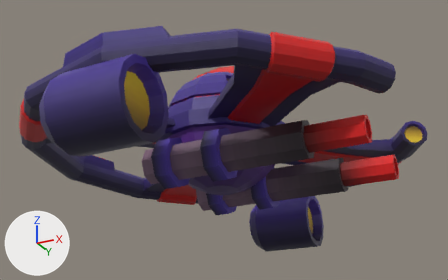
Before and after pictures for a commit that changed the FBX model Assets/3D/Mesh/ENEMY SHIPS/SM_Enemy_3.fbx.
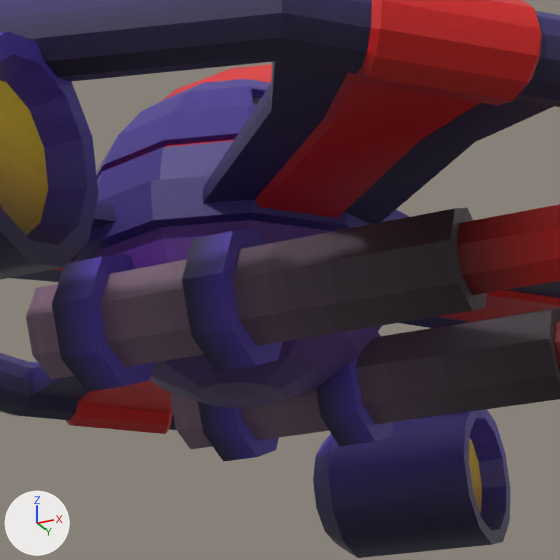
There are two pictures of each version: one whole from a 50 mm camera at (6.93, -13.46, -6.11) aimed at (0.16, 0.09, -0.02), one close up on the part from 29% to 76% of the width and 15% to 90% of the height. Arrows for +X, +Y and +Z are at lower left; the lights stay in place. The last two pictures show the newer version. Where no turn or scale is listed for an object, it has been applied to the vertices. Vertices at exactly the same position are counted once.

The older version as bpy lines, for what is in view:
```python
me_mesh = bpy.data.meshes.new('Mesh')
me_mesh.from_pydata(...)  # 1226 vertices, 1254 faces; spans x -5.03..5.03, y -5.66..5.66, z -2.0..2.0
me_mesh.materials.append(mat_m_trimsheet_1)  # picture img_space_game_textures_vibrant_1_pixel_png
ob_enemy_3 = bpy.data.objects.new('Enemy_3', me_mesh)
ob_enemy_3.location = (0.0, 0.0, 0.0)
```
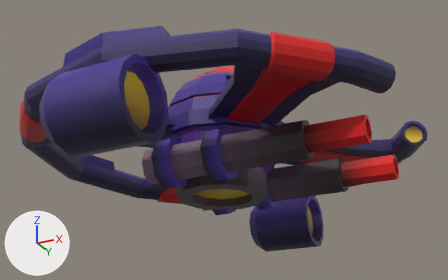
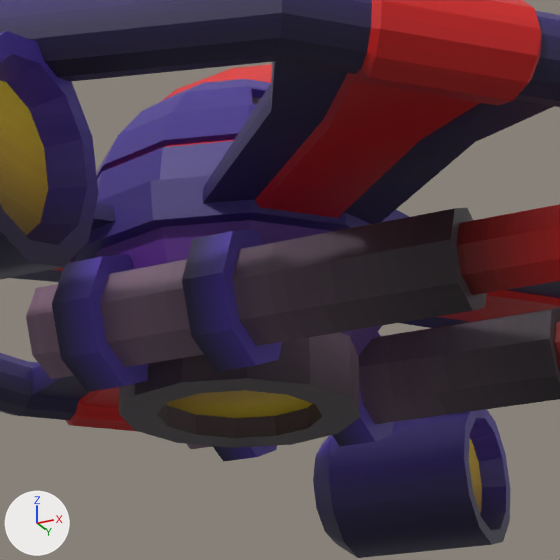
What differs and where, as boxes (x1, y1, x2, y2) in the close-ups (560 x 560 px; the box of a moved part takes in the faces that stretch with it):
part 1 of me_mesh, moved or reshaped
    before: (196, 382, 284, 408)
    after: (157, 390, 323, 438)
part 2 of me_mesh, surface changed
    before: (150, 332, 358, 404)
    after: (119, 332, 360, 448)

Patch to the scene script:
```diff
--- a/Assets/3D/Mesh/ENEMY SHIPS/SM_Enemy_3.fbx.py
+++ b/Assets/3D/Mesh/ENEMY SHIPS/SM_Enemy_3.fbx.py
@@ me_mesh @@
 # used by ob_enemy_3; location = (0.0, 0.0, 0.0)
-me_mesh.from_pydata(...)  # 1226 vertices, 1254 faces; spans x -5.03..5.03, y -5.66..5.66, z -2.0..2.0
+me_mesh.from_pydata(...)  # 1241 vertices, 1266 faces; spans x -5.03..5.03, y -5.66..5.66, z -2.0..2.0
+# me_mesh part 1
+# 1 vertex is removed from x 0.14, y 0.0, z -1.46
+# 12 faces are deleted
+# 24 vertices move from x -0.67..0.95, y -0.81..0.81, z -1.43..-1.26 to x -1.0..1.28, y -1.14..1.14, z -1.62
+# 4 vertices are added at (0.14, 0.0, -1.41), (0.14, 0.0, -1.41), (0.14, 0.0, -1.41), (0.14, 0.0, -1.41)
+# 12 new vertices lie (0.0, 0.0, 0.21) away from vertices in x -0.28..0.56, y -0.42..0.42, z -1.43
+# 24 new faces join them
+# me_mesh part 2: 24 kept faces spanning x -1.0..1.28, y -1.14..1.14, z -1.62..-1.01 get new texture (UV) coordinates
 me_mesh.materials.append(mat_m_trimsheet_1)
```
